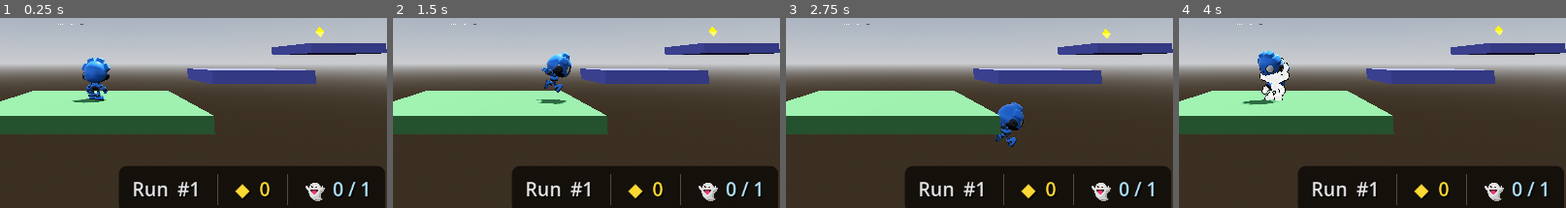
Above: before the commit, frames 1-4 (left to right).
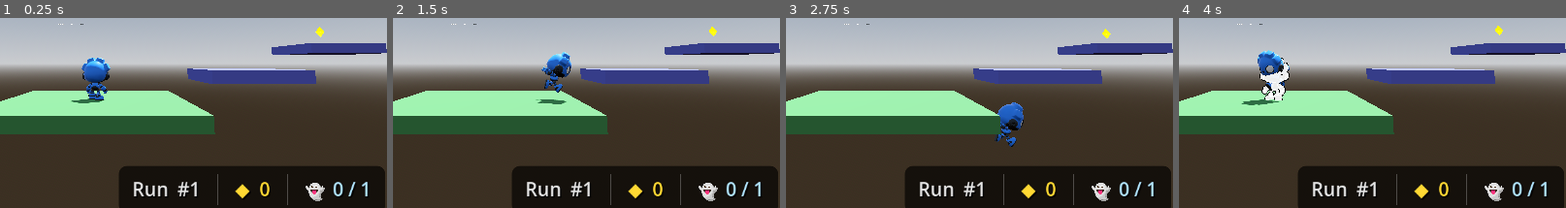
Above: after the commit, the same moments.

Repository: ZacharyEllison/rewind
Game: Godot game, scene res://scenes/main.tscn
Two runs of this game, one before a commit and one after it. Both use one fixed random seed, a clock stepped at 60 frames per second and the inputs below.
Inputs (mouse positions are % of the whole screen's width and height, from its top left):
- Up to frame 1 (0.25 s): no input
- Up to frame 2 (1.5 s): tap Enter (ui_accept) at 0.5, 0.77, 1.07 s; move the mouse to (72, 37) at 0.52 s; hold Right (ui_right) 0.53-1.25 s; tap 1 at 0.6 s; click (72, 37) at 0.67 s; drag from (30, 48) to (45, 66) at 1.27 s
- Up to frame 3 (2.75 s): move the mouse to (60, 18) at 2.02 s; hold Right (ui_right) from 2.03 s (still down); tap 3 at 2.1 s
- Up to frame 4 (4 s): release Right (ui_right) at 2.75 s; drag from (45, 66) to (20, 26) at 2.77 s; tap Enter (ui_accept) at 3.5, 3.77 s; move the mouse to (80, 60) at 3.52 s; hold Left (ui_left) from 3.53 s (still down); tap 5 at 3.6 s
The pictures show only the part of the screen within x 35-85%, y 45-95%; the shares and areas given below are measured in that part.

The runs differ from the first frame. In frame 1, 0.2% of the frame differs, in the area x 18-84%, y 7-45%; in frame 2, 0.2%, in the area x 37-84%, y 7-46%; in frame 3, less than 0.1%; in frame 4, 0.1%.

Commit message:
minor changes

Diff:
--- a/override.cfg
+++ b/override.cfg
@@ -1,3 +1,3 @@
 [xr]
 
-openxr/enabled=false
+openxr/enabled=true
--- a/project.godot
+++ b/project.godot
@@ -22,7 +22,7 @@
 
 [editor_plugins]
 
-enabled=PackedStringArray("res://addons/godot-xr-tools/plugin.cfg")
+enabled=PackedStringArray("res://addons/godot-xr-toggle/plugin.cfg", "res://addons/godot-xr-tools/plugin.cfg")
 
 [rendering]
 
Not shown: 2 places in scenes/main.tscn that only renumber resources
